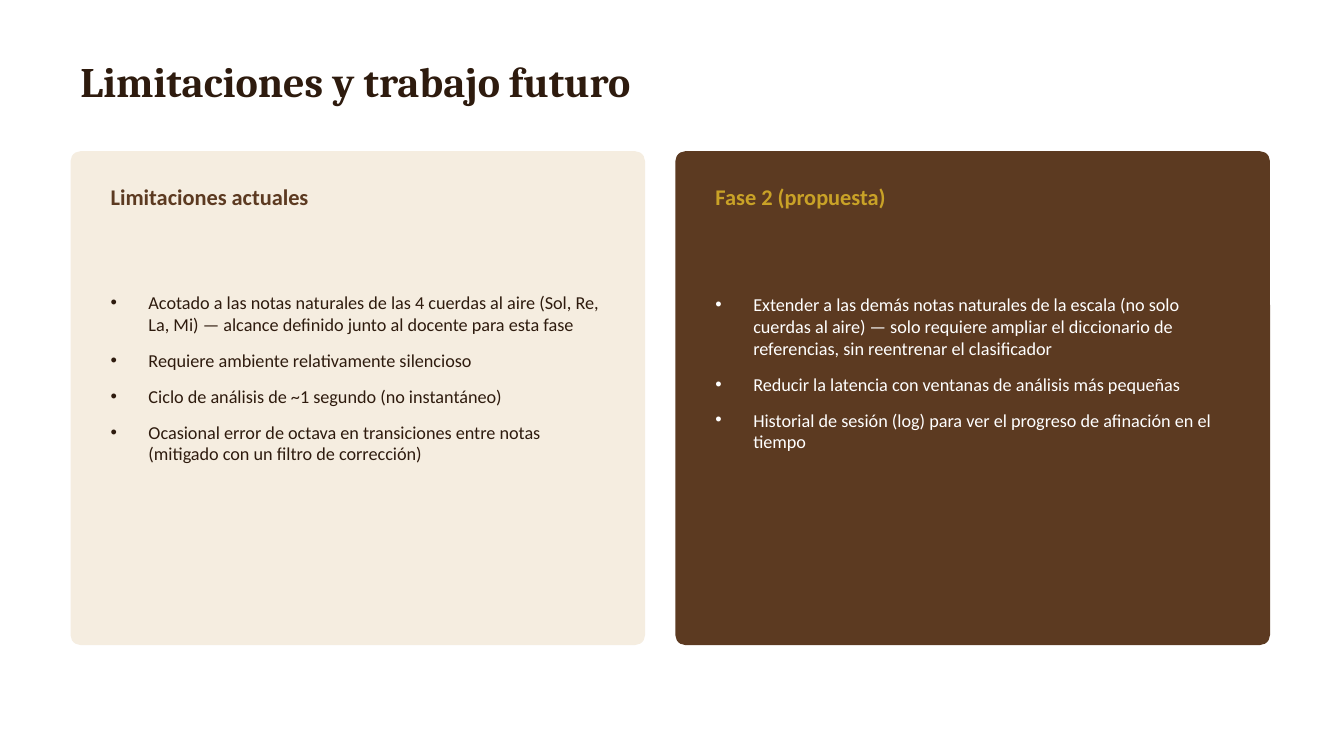
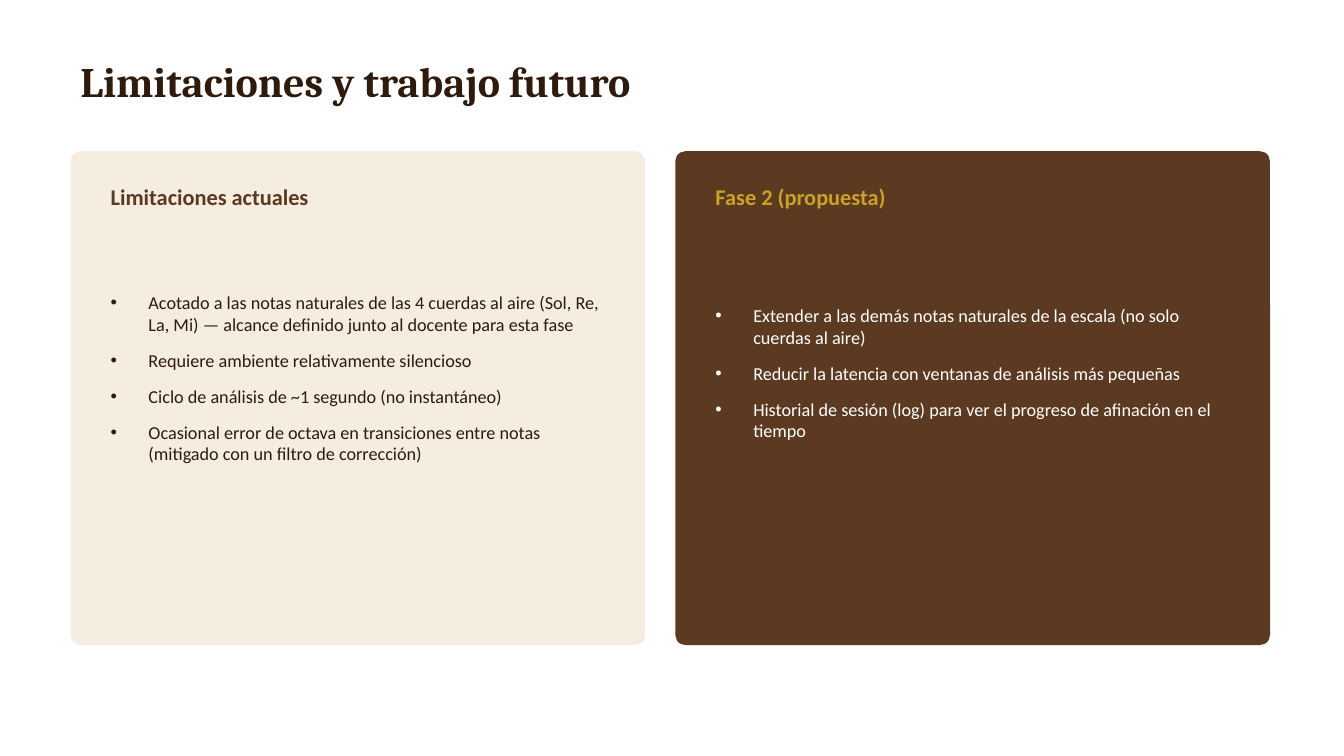
Before and after one commit to belenmejia07/ModeloAfinador, a slide deck: slide 9 of Documentacion/Afinador_Violin_IA.pptx. Drawn at 1344x756 pixels with LibreOffice and Linux fonts; fonts in the diff are those of the drawing. Boxes give left, top, right and bottom in pixels: in the first picture for what was removed or moved away, otherwise in the second. Text is boxed around its words. In the diff, an @@ line names an element or a change of style, - is before the commit and + after.

```diff
--- a/Documentacion/Afinador_Violin_IA.pptx
+++ b/Documentacion/Afinador_Violin_IA.pptx
@@ text at (753,309,1179,347): text changed @@
-• Extender a las demás notas naturales de la escala (no solo cuerdas al aire) — solo requiere ampliar el diccionario de referencias, sin reentrenar el clasificador
+• Extender a las demás notas naturales de la escala (no solo cuerdas al aire)
```
Also in this commit, not shown: 4 other slides changed, 4 other files.
